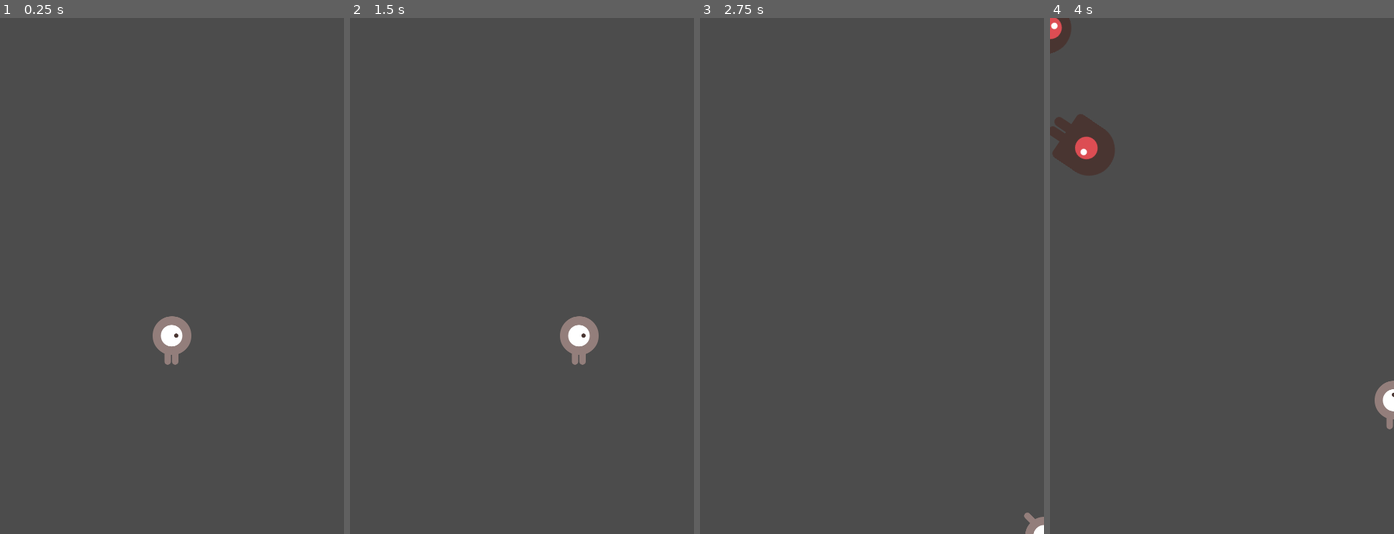
Above: before the commit, frames 1-4 (left to right).
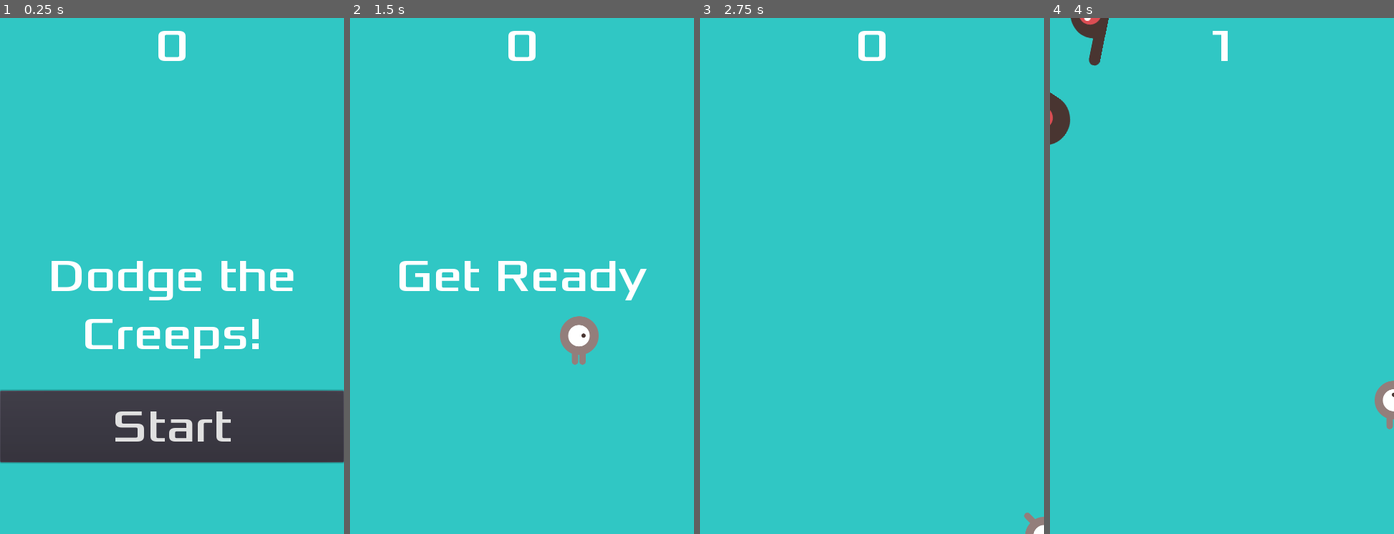
Above: after the commit, the same moments.

Repository: scamipia/entregas-ipv-scaglioni-camila
Game: Godot game, scene res://Main.tscn
The game is run twice, just before and just after one commit, with the same random seed, the same clock (stepped at 60 frames per second) and the same inputs.
Inputs (mouse positions are in pixels of both pictures, inside the frame that each line leads up to):
- Up to frame 1 (0.25 s): no input
- Up to frame 2 (1.5 s): click (522, 425) at 0.5 s, where only the run after the commit has a clickable "Start"; tap Enter (start_game, bound only after the commit) at 1.25, 1.35 s; hold Right (move_right) from 1.28 s (still down)
- Up to frame 3 (2.75 s): release Right (move_right) at 2.03 s; hold Down (move_down) from 2.03 s (still down); tap Enter (start_game, bound only after the commit) at 2.1 s
- Up to frame 4 (4 s): release Down (move_down) at 2.78 s; hold Right (move_right) 2.78-3.53 s; tap Enter (start_game, bound only after the commit) at 2.85, 3.6 s; hold Up (move_up) from 3.53 s (still down)

The runs differ from the first frame. In frame 1, 87% of the frame differs, in the area x 0-100%, y 0-100%; in frame 2, 99%; in frame 3, 100%; in frame 4, 99%.

Commit message:
juego finalizado

Diff:
--- /dev/null
+++ b/entrega-1-scaglioni-camila/HUD.gd
@@ -0,0 +1,43 @@
+extends CanvasLayer
+
+signal start_game
+# Declare member variables here. Examples:
+# var a = 2
+# var b = "text"
+
+func show_message(text):
+	$Message.text = text
+	$Message.show()
+	$MessageTimer.start()
+
+func show_game_over():
+	show_message("Game Over")
+	# Wait until the MessageTimer has counted down.
+	yield($MessageTimer, "timeout")
+
+	$Message.text = "Dodge the\nCreeps!"
+	$Message.show()
+	# Make a one-shot timer and wait for it to finish.
+	yield(get_tree().create_timer(1), "timeout")
+	$StartButton.show()
+
+func update_score(score):
+	$ScoreLabel.text = str(score)
+
+# Called when the node enters the scene tree for the first time.
+func _ready():
+	pass # Replace with function body.
+
+
+# Called every frame. 'delta' is the elapsed time since the previous frame.
+#func _process(delta):
+#	pass
+
+
+func _on_MessageTimer_timeout():
+	$Message.hide()
+
+
+func _on_StartButton_pressed():
+	$StartButton.hide()
+	emit_signal("start_game")
--- /dev/null
+++ b/entrega-1-scaglioni-camila/HUD.tscn
@@ -0,0 +1,63 @@
+[gd_scene load_steps=8 format=2]
+
+[ext_resource path="res://fonts/Xolonium-Regular.ttf" type="DynamicFontData" id=1]
+[ext_resource path="res://HUD.gd" type="Script" id=2]
+
+[sub_resource type="DynamicFont" id=1]
+size = 64
+font_data = ExtResource( 1 )
+
+[sub_resource type="DynamicFont" id=2]
+size = 64
+font_data = ExtResource( 1 )
+
+[sub_resource type="DynamicFont" id=3]
+size = 64
+font_data = ExtResource( 1 )
+
+[sub_resource type="InputEventAction" id=4]
+action = "start_game"
+
+[sub_resource type="ShortCut" id=5]
+shortcut = SubResource( 4 )
+
+[node name="HUD" type="CanvasLayer"]
+script = ExtResource( 2 )
+
+[node name="ScoreLabel" type="Label" parent="."]
+anchor_right = 1.0
+margin_bottom = 78.0
+custom_fonts/font = SubResource( 1 )
+text = "0"
+align = 1
+
+[node name="Message" type="Label" parent="."]
+anchor_top = 0.5
+anchor_right = 1.0
+anchor_bottom = 0.5
+margin_top = -39.0
+margin_bottom = 39.0
+custom_fonts/font = SubResource( 2 )
+text = "Dodge the Creeps!"
+align = 1
+autowrap = true
+
+[node name="StartButton" type="Button" parent="."]
+anchor_left = 0.5
+anchor_top = 1.0
+anchor_right = 0.5
+anchor_bottom = 1.0
+margin_left = -240.0
+margin_top = -200.0
+margin_right = 240.0
+margin_bottom = -100.0
+custom_fonts/font = SubResource( 3 )
+shortcut = SubResource( 5 )
+text = "Start"
+
+[node name="MessageTimer" type="Timer" parent="."]
+wait_time = 2.0
+one_shot = true
+
+[connection signal="pressed" from="StartButton" to="." method="_on_StartButton_pressed"]
+[connection signal="timeout" from="MessageTimer" to="." method="_on_MessageTimer_timeout"]
--- a/entrega-1-scaglioni-camila/Main.gd
+++ b/entrega-1-scaglioni-camila/Main.gd
@@ -6,7 +6,6 @@
 # Called when the node enters the scene tree for the first time.
 func _ready():
 	randomize()
-	new_game()
 
 
 # Called every frame. 'delta' is the elapsed time since the previous frame.
@@ -17,15 +16,22 @@
 func game_over():
 	$ScoreTimer.stop()
 	$MobTimer.stop()
+	$HUD.show_game_over()
+	$Music.stop()
+	$DeathSound.play()
 
 func new_game():
 	score = 0
 	$Player.start($StartPosition.position)
 	$StartTimer.start()
-
+	$HUD.update_score(score)
+	$HUD.show_message("Get Ready")
+	get_tree().call_group("mobs", "queue_free")
+	$Music.play()
 
 func _on_ScoreTimer_timeout():
 	score += 1
+	$HUD.update_score(score)
 
 func _on_StartTimer_timeout():
 	$MobTimer.start()
--- a/entrega-1-scaglioni-camila/Main.tscn
+++ b/entrega-1-scaglioni-camila/Main.tscn
@@ -1,8 +1,11 @@
-[gd_scene load_steps=5 format=2]
+[gd_scene load_steps=8 format=2]
 
 [ext_resource path="res://Player.tscn" type="PackedScene" id=1]
 [ext_resource path="res://Main.gd" type="Script" id=2]
 [ext_resource path="res://Mob.tscn" type="PackedScene" id=3]
+[ext_resource path="res://HUD.tscn" type="PackedScene" id=4]
+[ext_resource path="res://art/House In a Forest Loop.ogg" type="AudioStream" id=5]
+[ext_resource path="res://art/gameover.wav" type="AudioStream" id=6]
 
 [sub_resource type="Curve2D" id=1]
 _data = {
@@ -12,6 +15,11 @@
 [node name="Main" type="Node"]
 script = ExtResource( 2 )
 mob_scene = ExtResource( 3 )
+
+[node name="ColorRect" type="ColorRect" parent="."]
+margin_right = 493.0
+margin_bottom = 746.0
+color = Color( 0.192157, 0.784314, 0.772549, 1 )
 
 [node name="Player" parent="." instance=ExtResource( 1 )]
 
@@ -33,7 +41,16 @@
 [node name="MobSpawnLocation" type="PathFollow2D" parent="MobPath"]
 position = Vector2( -128, -128 )
 
+[node name="HUD" parent="." instance=ExtResource( 4 )]
+
+[node name="Music" type="AudioStreamPlayer" parent="."]
+stream = ExtResource( 5 )
+
+[node name="DeathSound" type="AudioStreamPlayer" parent="."]
+stream = ExtResource( 6 )
+
 [connection signal="hit" from="Player" to="." method="game_over"]
 [connection signal="timeout" from="MobTimer" to="." method="_on_MobTimer_timeout"]
 [connection signal="timeout" from="ScoreTimer" to="." method="_on_ScoreTimer_timeout"]
 [connection signal="timeout" from="StartTimer" to="." method="_on_StartTimer_timeout"]
+[connection signal="start_game" from="HUD" to="." method="new_game"]
--- a/entrega-1-scaglioni-camila/Mob.tscn
+++ b/entrega-1-scaglioni-camila/Mob.tscn
@@ -30,7 +30,7 @@
 radius = 45.977
 height = 3.38277
 
-[node name="RigidBody2D" type="RigidBody2D"]
+[node name="RigidBody2D" type="RigidBody2D" groups=["mobs"]]
 position = Vector2( -1, 0 )
 collision_mask = 0
 gravity_scale = 0.0
--- a/entrega-1-scaglioni-camila/project.godot
+++ b/entrega-1-scaglioni-camila/project.godot
@@ -47,6 +47,11 @@
 "events": [ Object(InputEventKey,"resource_local_to_scene":false,"resource_name":"","device":0,"alt":false,"shift":false,"control":false,"meta":false,"command":false,"pressed":false,"scancode":16777232,"physical_scancode":0,"unicode":0,"echo":false,"script":null)
  ]
 }
+start_game={
+"deadzone": 0.5,
+"events": [ Object(InputEventKey,"resource_local_to_scene":false,"resource_name":"","device":0,"alt":false,"shift":false,"control":false,"meta":false,"command":false,"pressed":false,"scancode":16777221,"physical_scancode":0,"unicode":0,"echo":false,"script":null)
+ ]
+}
 
 [physics]
 
